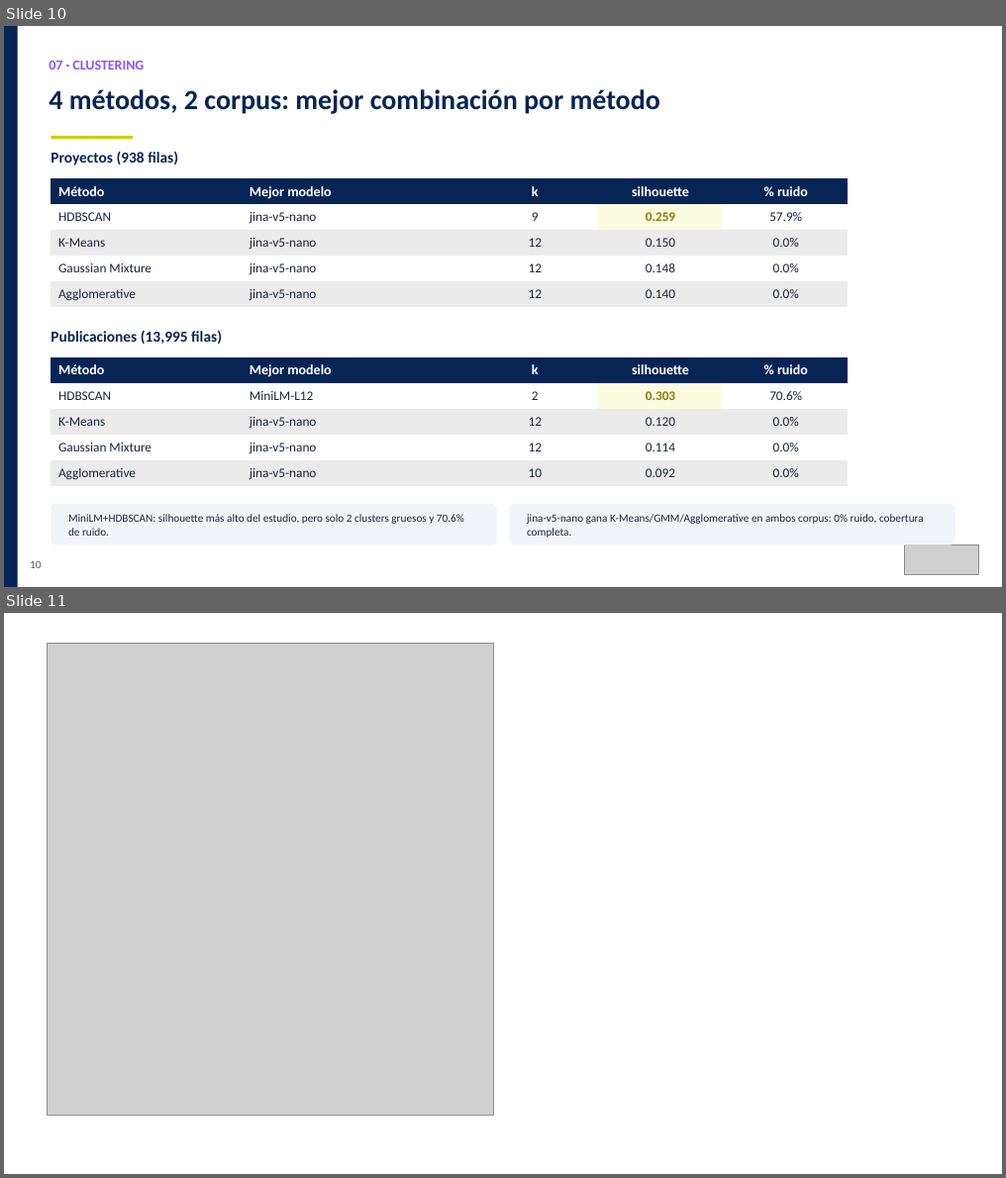
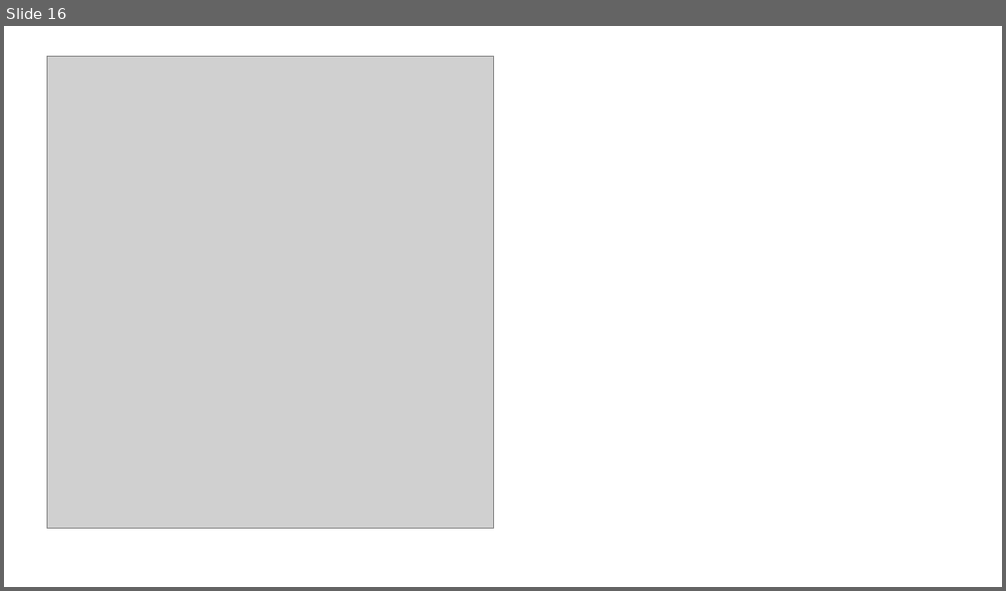
Before and after one commit to Instituto-Pulso-PUCP/LibroBlanco, a slide deck: Slides/Reu_15-08_Libro_Blanco.pptx. Shown one above the other, each under a label of ours: slides 10 and 11 before the commit, slide 16 after it. The pictures are 1006x1178 and 1006x591 pixels, drawn with LibreOffice and Linux fonts; fonts in the diff are those of the drawing; grey boxes stand for pictures. Boxes give left, top, right and bottom in pixels: in the first picture for what was removed or moved away, otherwise in the second. Text is boxed around its words. In the diff, an @@ line names an element or a change of style, - is before the commit and + after.

```diff
--- a/Slides/Reu_15-08_Libro_Blanco.pptx
+++ b/Slides/Reu_15-08_Libro_Blanco.pptx
@@ slide 10 removed at (4,26,1002,587), background #FFFFFF @@
@@ rectangle removed at (4,26,18,586) @@
@@ text removed at (49,61,144,70) @@
-07 · CLUSTERING
@@ text removed at (49,89,660,114) @@
-4 métodos, 2 corpus: mejor combinación por método
@@ rectangle removed at (51,136,133,139) @@
@@ text removed at (51,151,178,166) @@
-Proyectos (938 filas)
@@ table removed at (51,178,848,307), 5 rows, 5 columns @@
-Método | Mejor modelo | k | silhouette | % ruido
-HDBSCAN | jina-v5-nano | 9 | 0.259 | 57.9%
-K-Means | jina-v5-nano | 12 | 0.150 | 0.0%
-Gaussian Mixture | jina-v5-nano | 12 | 0.148 | 0.0%
-Agglomerative | jina-v5-nano | 12 | 0.140 | 0.0%
@@ text removed at (51,331,222,344) @@
-Publicaciones (13,995 filas)
@@ table removed at (51,358,848,486), 5 rows, 5 columns @@
-Método | Mejor modelo | k | silhouette | % ruido
-HDBSCAN | MiniLM-L12 | 2 | 0.303 | 70.6%
-K-Means | jina-v5-nano | 12 | 0.120 | 0.0%
-Gaussian Mixture | jina-v5-nano | 12 | 0.114 | 0.0%
-Agglomerative | jina-v5-nano | 10 | 0.092 | 0.0%
@@ rounded rectangle removed at (51,504,497,546) @@
@@ text removed at (68,514,464,536) @@
-MiniLM+HDBSCAN: silhouette más alto del estudio, pero solo 2 clusters gruesos y 70.6% de ruido.
@@ rounded rectangle removed at (509,504,955,546) @@
@@ text removed at (527,514,924,538) @@
-jina-v5-nano gana K-Means/GMM/Agglomerative en ambos corpus: 0% ruido, cobertura completa.
@@ picture removed at (904,545,979,575) @@
@@ text removed at (30,562,41,569) @@
-10
@@ what was slide 11 is now slide 16 @@
```
Also in this commit, not shown: 6 slides changed, 7 slides added, 1 other slide removed, 15 other files.
